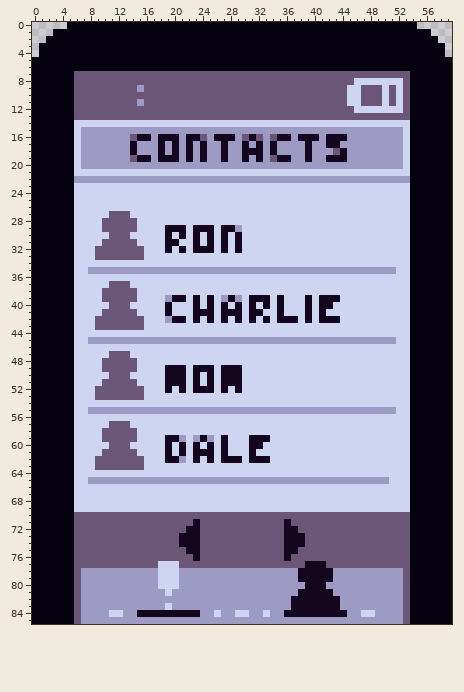
Sprite sheet -- android/assets/graphics/mobile/phonebook_3.png. The picture above was drawn from the file before the commit.
The file is 60x86 pixels.
After the commit:
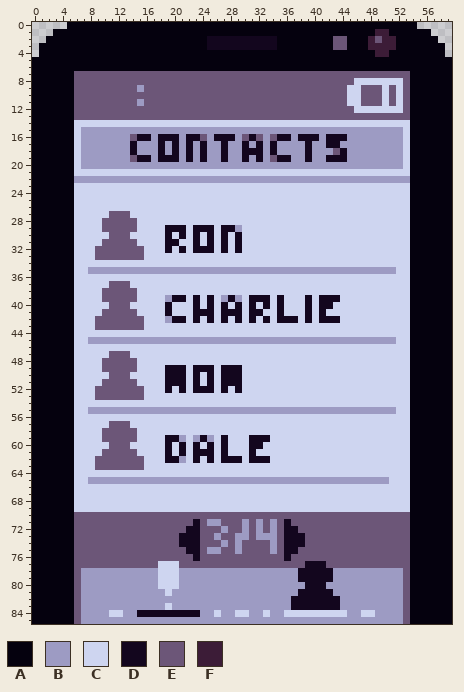
Palette (. is transparent): A #05010e  B #9d9bc3  C #ced5f0  D #13061e  E #6c5678  F #3c1c37
Change:
y 1: x 49..50 AA -> FF
y 2: x 25..34 AAAAAAAAAA -> DDDDDDDDDD; x 43..44 AA -> EE; x 48..51 AAAA -> FEFF
y 3: x 25..34 AAAAAAAAAA -> DDDDDDDDDD; x 43..44 AA -> EE; x 48..51 AAAA -> FFFF
y 4: x 49..50 AA -> FF
y 71: x 25..26 EE -> BB; x 30 E -> B; x 32 E -> B; x 34 E -> B
y 72: x 27 E -> B; x 30 E -> B; x 32 E -> B; x 34 E -> B
y 73: x 26 E -> B; x 29..30 EE -> BB; x 32..34 EEE -> BBB
y 74: x 27 E -> B; x 29 E -> B; x 34 E -> B
y 75: x 25..26 EE -> BB; x 29 E -> B; x 34 E -> B
y 84: x 36..44 DDDDDDDDD -> CCCCCCCCC
